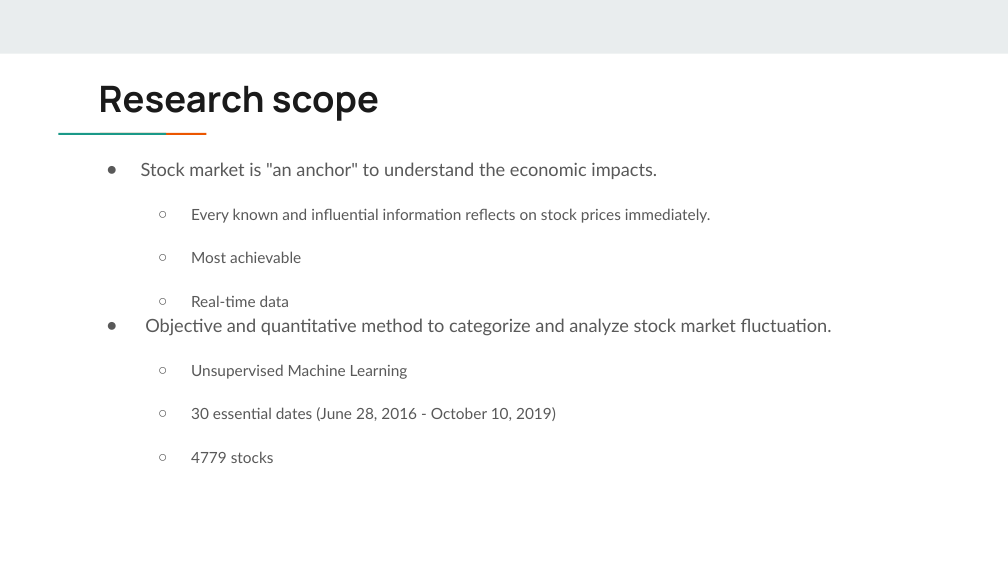
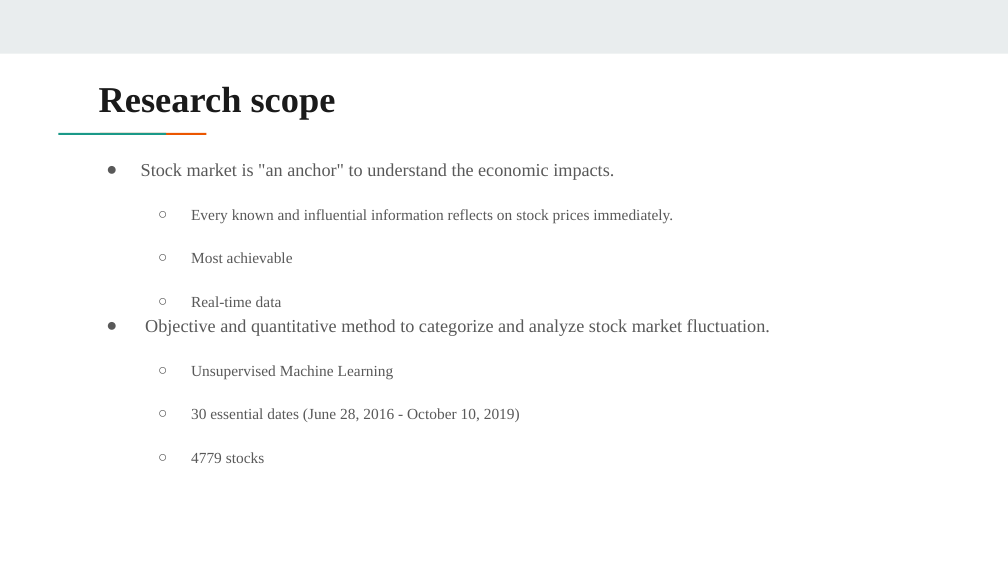
Before and after one commit to okcaiko-gmail/Fionastudy, a slide deck: slide 2 of Examination of Domestic Economic Impact of the US-China Trade War by Analyzing Stock Market Fluctuations with Unsupervised Machine Learning.pptx. Drawn at 1008x567 pixels with LibreOffice and Linux fonts; fonts in the diff are those of the drawing. Boxes give left, top, right and bottom in pixels: in the first picture for what was removed or moved away, otherwise in the second. Text is boxed around its words. In the diff, an @@ line names an element or a change of style, - is before the commit and + after.

```diff
--- a/Examination of Domestic Economic Impact of the US-China Trade War by Analyzing Stock Market Fluctuations with Unsupervised Machine Learning.pptx
+++ b/Examination of Domestic Economic Impact of the US-China Trade War by Analyzing Stock Market Fluctuations with Unsupervised Machine Learning.pptx
@@ title "Research scope" at [99,86,336,119]: font Manrope to Times New Roman @@
@@ text "Stock market is "an anchor" ..." at [141,163,770,463]: font Lato to Times New Roman @@
```
Also in this commit, not shown: 5 other slides changed.
